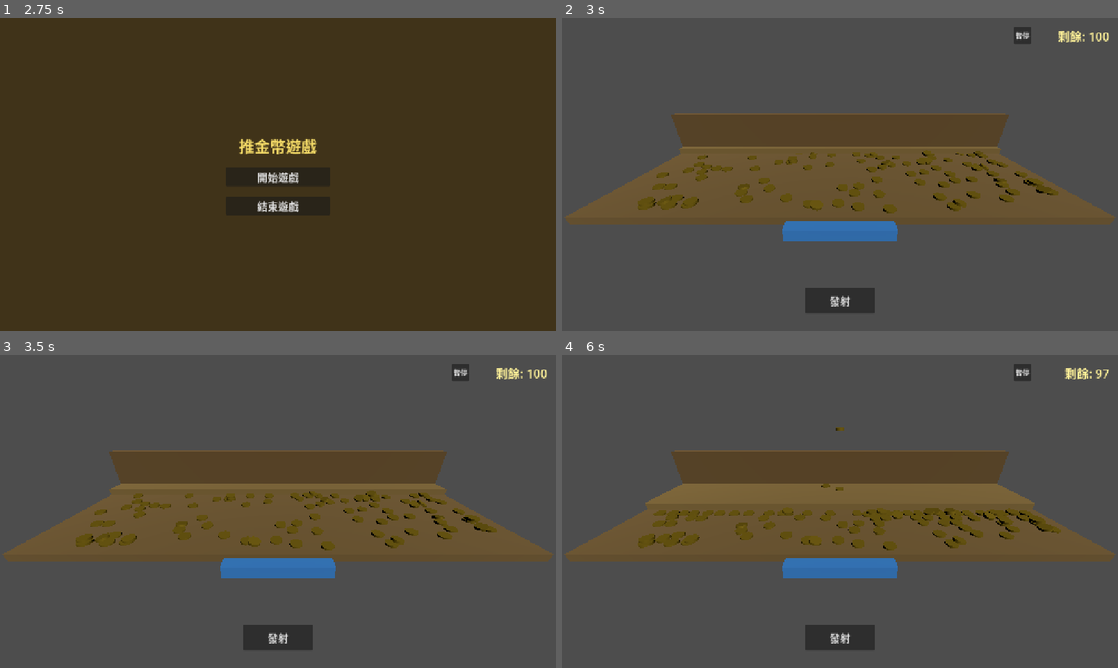
Above: before the commit, frames 1-4 (two rows, left to right).
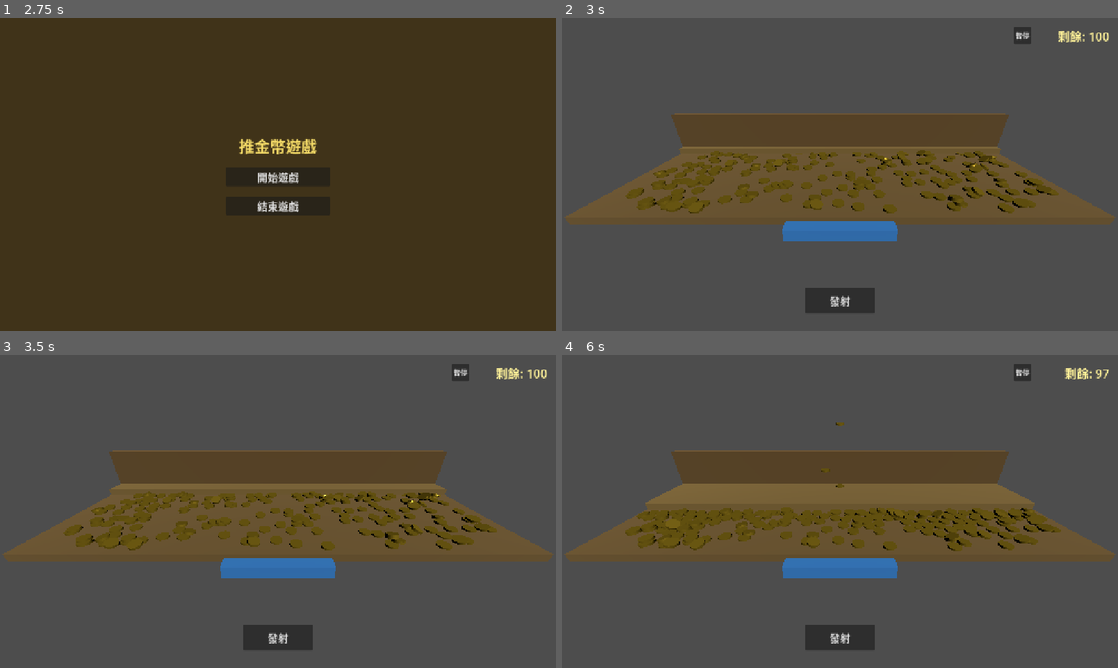
Above: after the commit, the same moments.

Repository: disabledman/mmPushGold
Game: Godot game, scene res://scenes/Logo.tscn
The game is run twice, just before and just after one commit, with the same random seed, the same clock (stepped at 60 frames per second) and the same inputs.
Inputs (mouse positions are in pixels of both pictures, inside the frame that each line leads up to):
- Up to frame 1 (2.75 s): tap Enter at 0.5, 2 s; hold Right 0.53-1.28 s; click (278, 174) at 0.67 s; tap Space at 1.25 s; move the mouse to (166, 190) at 1.27 s; hold Left 1.28-2.03 s; move the mouse to (333, 105) at 2.02 s; hold Right from 2.03 s (still down)
- Up to frame 2 (3 s): release Right at 2.75 s; click "開始遊戲" at 2.75 s
- Up to frame 3 (3.5 s): no input
- Up to frame 4 (6 s): click "發射" at 3.5 s; move the mouse to (812, 574) at 4.27 s; hold Right 4.28-5 s; click (812, 574) at 4.42 s; click "暫停" at 5 s; click "繼續遊戲" at 5.75 s

Frame 1 is identical in both runs. In frame 2, 2.6% of the frame differs, in the area x 11-90%, y 42-63%; in frame 3, 2.7%; in frame 4, 3.4%, in the area x 11-90%, y 21-63%.

Commit message:
Fixed 抖動感

Diff:
--- a/project.godot
+++ b/project.godot
@@ -50,9 +50,9 @@
 [physics]
 
 # 讓大量剛體堆疊更快入睡，降低視覺微抖動
-3d/sleep_threshold_linear=0.03
-3d/sleep_threshold_angular=0.06
-3d/time_before_sleep=0.25
+3d/sleep_threshold_linear=0.06
+3d/sleep_threshold_angular=0.12
+3d/time_before_sleep=0.2
 
 [rendering]
 
--- a/scripts/Coin.gd
+++ b/scripts/Coin.gd
@@ -17,8 +17,9 @@
 	collision_mask = 0xFFFFFFFF  # collide with everything
 	can_sleep = true
 	# 減少「看起來一直在動」的微抖動/滑動
-	linear_damp = 1.5
-	angular_damp = 2.5
+	# 街機取向：更快停、更穩定（犧牲一點「真實物理」）
+	linear_damp = 4.0
+	angular_damp = 8.0
 
 
 func _physics_process(_delta: float) -> void:
@@ -32,18 +33,18 @@
 	var av := angular_velocity.length()
 
 	# 比專案 sleep 門檻略高一點的「視覺穩定」門檻
-	var linear_ok := lv < 0.06
-	var angular_ok := av < 0.12
+	var linear_ok := lv < 0.12
+	var angular_ok := av < 0.25
 
 	if linear_ok and angular_ok:
 		_still_time += _delta
 		# 清掉極小速度，讓堆疊更快穩定
-		if lv < 0.02:
+		if lv < 0.05:
 			linear_velocity = Vector3.ZERO
-		if av < 0.04:
+		if av < 0.1:
 			angular_velocity = Vector3.ZERO
 		# 連續穩定一段時間後才睡，避免「剛好一幀」就睡/醒來回抖
-		if _still_time >= 0.4:
+		if _still_time >= 0.25:
 			sleeping = true
 			_still_time = 0.0
 	else:
--- a/scripts/Game.gd
+++ b/scripts/Game.gd
@@ -40,7 +40,7 @@
 const LowerLayerMinZ := -2.3
 const LowerLayerMaxZ := 1.3
 const LowerLayerTopY := 0.65
-const InitialCoinsOnLower := 100
+const InitialCoinsOnLower := 200
 
 
 func _ready() -> void:
